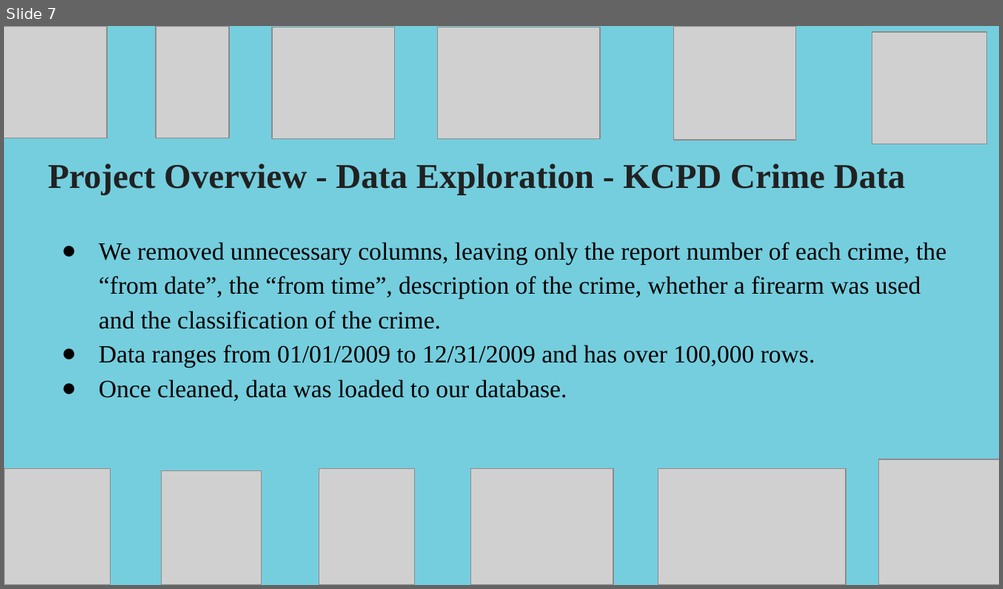
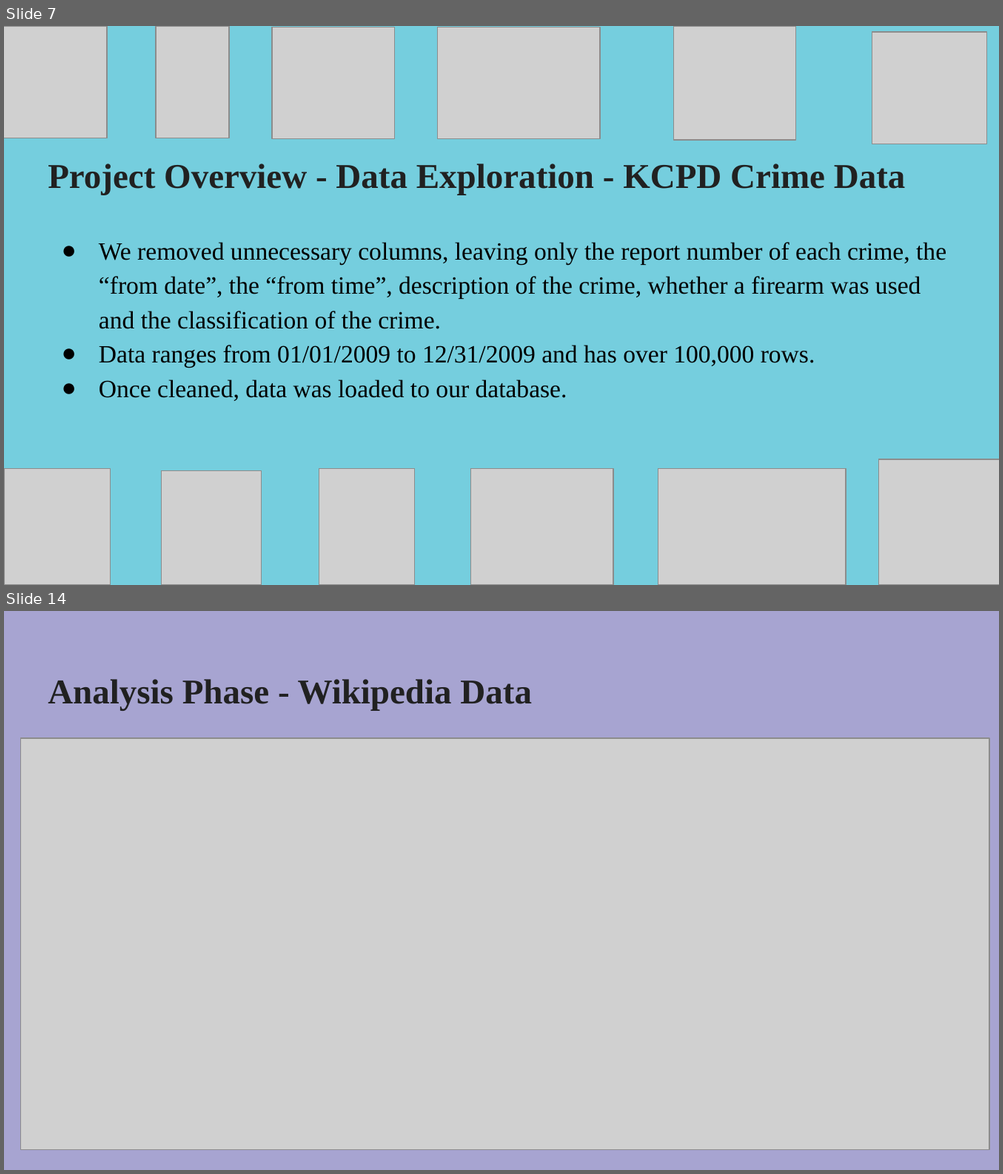
Before and after one commit to rulamia/Horrorscopes, a slide deck: HorrorscopesFinal.pptx. Shown one above the other, each under a label of ours: slide 7 before the commit, slides 7 and 14 after it; the slides between them are not shown. The pictures are 1003x589 and 1003x1174 pixels, drawn with LibreOffice and Linux fonts; fonts in the diff are those of the drawing; grey boxes stand for pictures. Boxes give left, top, right and bottom in pixels: in the first picture for what was removed or moved away, otherwise in the second. Text is boxed around its words. In the diff, an @@ line names an element or a change of style, - is before the commit and + after.

```diff
--- a/HorrorscopesFinal.pptx
+++ b/HorrorscopesFinal.pptx
@@ slide 14 added at (4, 611, 999, 1170), background #A7A4D1 @@
@@ title added at (48, 679, 532, 711), 25.2 pt, text #212121, bold @@
+Analysis Phase - Wikipedia Data
@@ picture added at (21, 738, 990, 1150) @@
```
Also in this commit, not shown: 12 other slides added, 2 slides removed.
